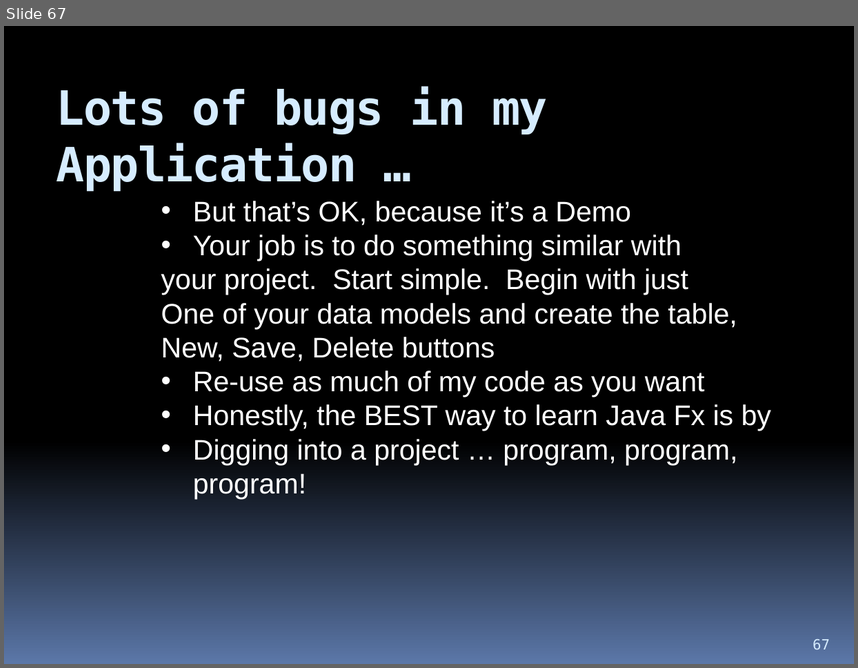
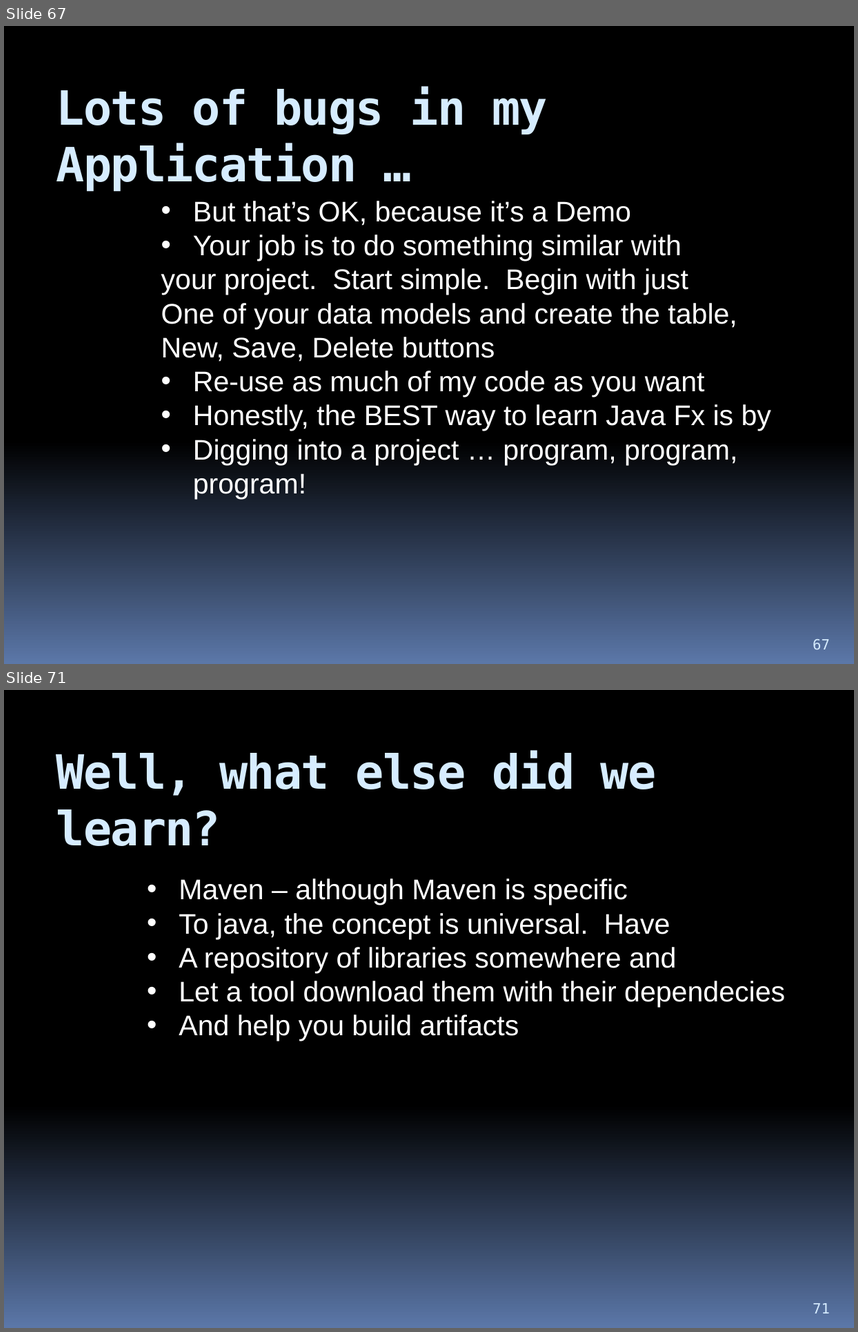
Before and after one commit to hchan/comp2613, a slide deck: coursePresentation.pptx. Shown one above the other, each under a label of ours: slide 67 before the commit, slides 67 and 71 after it; the slides between them are not shown. The pictures are 858x668 and 858x1332 pixels, drawn with LibreOffice and Linux fonts; fonts in the diff are those of the drawing. Boxes give left, top, right and bottom in pixels: in the first picture for what was removed or moved away, otherwise in the second. Text is boxed around its words. In the diff, an @@ line names an element or a change of style, - is before the commit and + after.

```diff
--- a/coursePresentation.pptx
+++ b/coursePresentation.pptx
@@ slide 71 added at <box>4,690,854,1328</box>, background gradient #000000 to #5B77A8 @@
@@ title added at <box>56,751,657,846</box>, 40 pt, text #D6ECFF, bold @@
+Well, what else did we learn?
@@ text added at <box>179,878,785,1041</box>, 24 pt, text #FFFFFF @@
+• Maven – although Maven is specific
+• To java, the concept is universal. Have
+• A repository of libraries somewhere and
+• Let a tool download them with their dependecies
+• And help you build artifacts
@@ page number added at <box>813,1303,830,1313</box>, 12 pt, text #D6ECFF @@
+71
```
Also in this commit, not shown: 7 other slides added, 1 other file.
